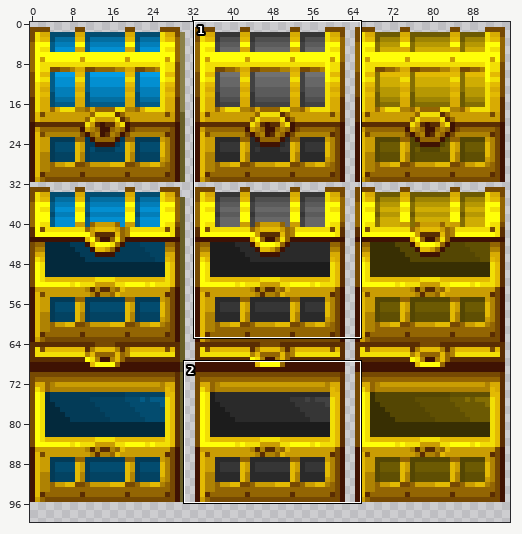
Sprite sheet -- assets/image/takarabako.png. Above, an overview of the earlier version with the close-up marked.
Close-up. Earlier state:
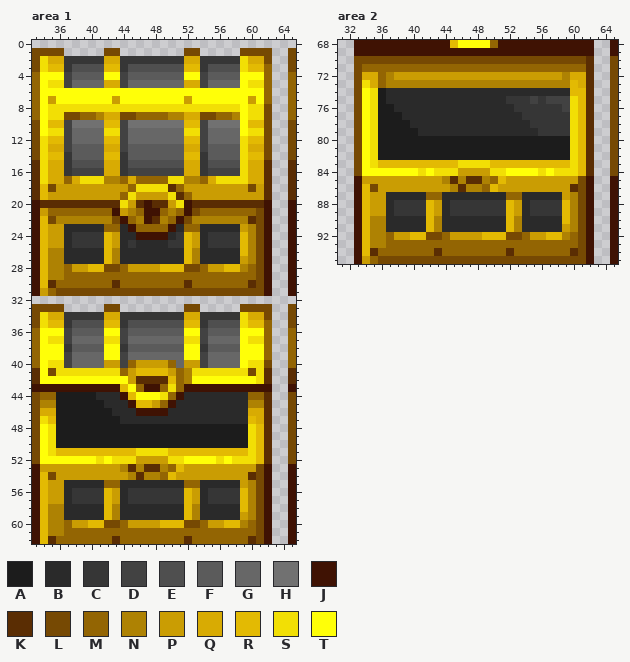
The file is 96x128 pixels. Colours within 5 levels of each other are drawn and written as one. Shown: area 1: x 33..65, y 0..62; area 2: x 31..65, y 68..95. The wide view leaves out empty margins.
Palette (. is transparent): A #1c1c1c  B #2a2a2a  C #363636  D #424242  E #4f4f4f  F #5b5b5b  G #676767  H #717171  J #3f1203  K #5a2d03  L #764903  M #936503  N #ae8203  P #ca9d03  Q #d8ab03  R #e3ba03  S #f2df05  T #ffff08
The result:
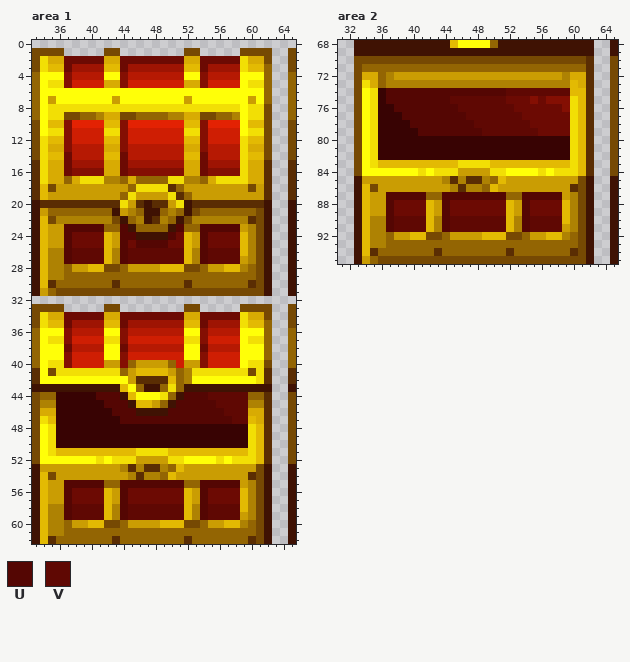
Colours new in this view: U #540603  V #5f0803
Difference:
Colour A changes from #1c1c1c to #380303.
Colour C changes from #363636 to #6c0a03.
Colour D changes from #424242 to #840f03.
Colour E changes from #4f4f4f to #9e1403.
Colour F changes from #5b5b5b to #b61903.
Colour G changes from #676767 to #cf1e03.
Colour H changes from #717171 to #e32203.
Area 1:
Colour U replaces colour B in row 23 at x 37 to 41, 44, 51 and 54 to 58; in row 24 at x 37, 44 to 45, 50 and 54; in row 25 at x 37, 44, 46 to 49 and 54; in rows 26 to 27 at x 37, 44 and 54; in row 44 at x 41 to 43 and 52 to 54; in row 45 at x 42 to 44 and 51 to 55.
Colour U replaces colour B in row 46 at x 43 to 45 and 50 to 56; in row 47 at x 44 to 57; in row 55 at x 37 to 41, 44 to 51 and 54 to 58; in rows 56 to 59 at x 37, 44 and 54.
Colour V replaces colour B in rows 26 to 27 at x 38 to 41, 45 to 51 and 55 to 58; in row 44 at x 55 to 59; in row 45 at x 56 to 59; in row 46 at x 57 to 59; in row 47 at x 58 to 59; in rows 58 to 59 at x 38 to 41, 45 to 51 and 55 to 58.
Area 2:
Colour U replaces colour B in row 74 at x 37 to 51; in row 75 at x 37 to 44; in row 76 at x 38 to 45; in row 77 at x 39 to 46; in row 78 at x 40 to 47; in row 79 at x 41 to 48.
Colour U replaces colour B in row 87 at x 37 to 41, 44 to 51 and 54 to 58; in rows 88 to 91 at x 37, 44 and 54.
Colour V replaces colour B in row 74 at x 52 to 59; in row 75 at x 45 to 51; in row 76 at x 46 to 52; in row 77 at x 47 to 53; in row 78 at x 48 to 54; in row 79 at x 49 to 55.
Colour V replaces colour B in rows 90 to 91 at x 38 to 41, 45 to 51 and 55 to 58.
